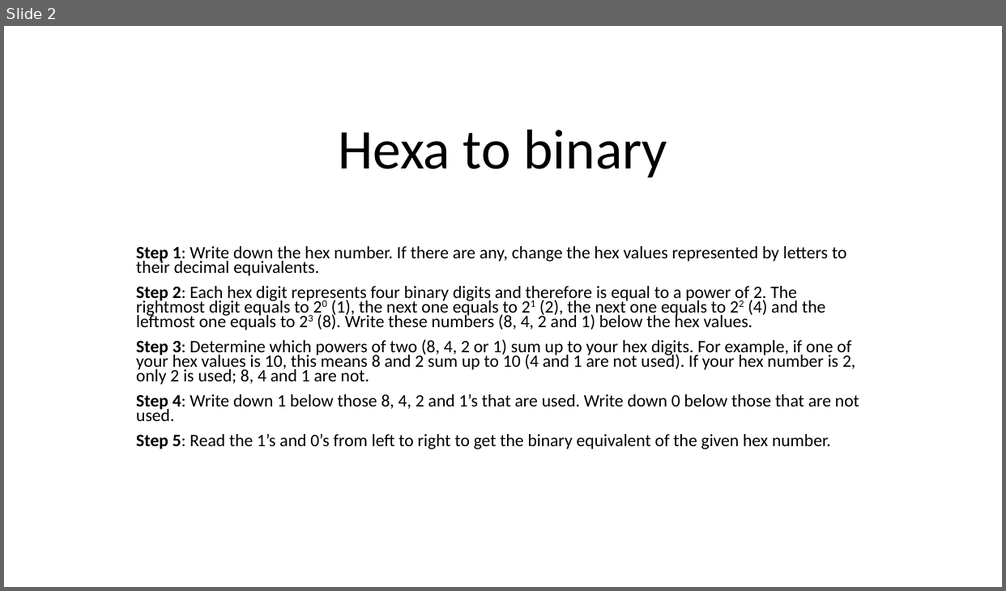
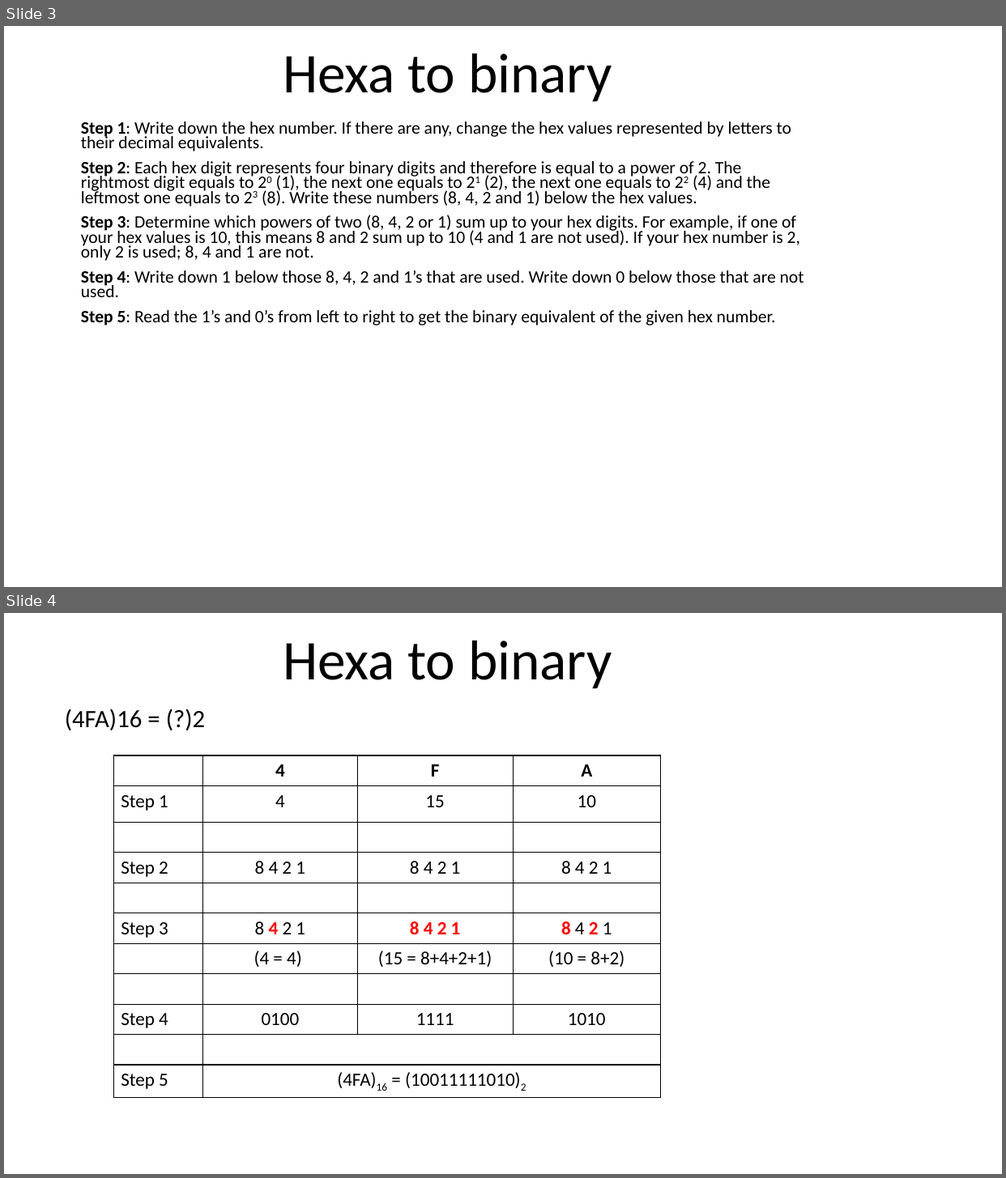
Before and after one commit to daoxuantruong/Demo, a slide deck: New Microsoft PowerPoint Presentation.pptx. Shown one above the other, each under a label of ours: slide 2 before the commit, slides 3 and 4 after it. The pictures are 1006x591 and 1006x1178 pixels, drawn with LibreOffice and Linux fonts; fonts in the diff are those of the drawing. Boxes give left, top, right and bottom in pixels: in the first picture for what was removed or moved away, otherwise in the second. Text is boxed around its words. In the diff, an @@ line names an element or a change of style, - is before the commit and + after.

```diff
--- a/New Microsoft PowerPoint Presentation.pptx
+++ b/New Microsoft PowerPoint Presentation.pptx
@@ slide 4 added at [4,613,1002,1174], background #FFFFFF @@
@@ title added at [283,641,612,689], 54 pt, text #000000 @@
+Hexa to binary
@@ subtitle added at [65,709,206,730], 24 pt, text #000000 @@
+(4FA)16 = (?)2
@@ table added at [113,756,661,1095], 11 rows, 4 columns @@
+ | 4 | F | A
+Step 1 | 4 | 15 | 10
+ |  |  | 
+Step 2 | 8 4 2 1 | 8 4 2 1 | 8 4 2 1
+ |  |  | 
+Step 3 | 8 4 2 1 | 8 4 2 1 | 8 4 2 1
+ | (4 = 4) | (15 = 8+4+2+1) | (10 = 8+2)
+ |  |  | 
+Step 4 | 0100 | 1111 | 1010
+ |  |  | 
+Step 5 | (4FA)16 = (10011111010)2 |  | 
@@ what was slide 2 is now slide 3 @@
@@ slide 3 changed as well @@
@@ title "Hexa to binary": place and size @@
-title "Hexa to binary" at [339,130,667,178]
+title "Hexa to binary" at [283,54,612,102]
@@ subtitle "Step 1: Write down the ...": place and size @@
-subtitle "Step 1: Write down the ..." at [136,246,859,450]
+subtitle "Step 1: Write down the ..." at [81,122,804,326]
```
Also in this commit, not shown: 1 other slide changed, 1 other slide added.
